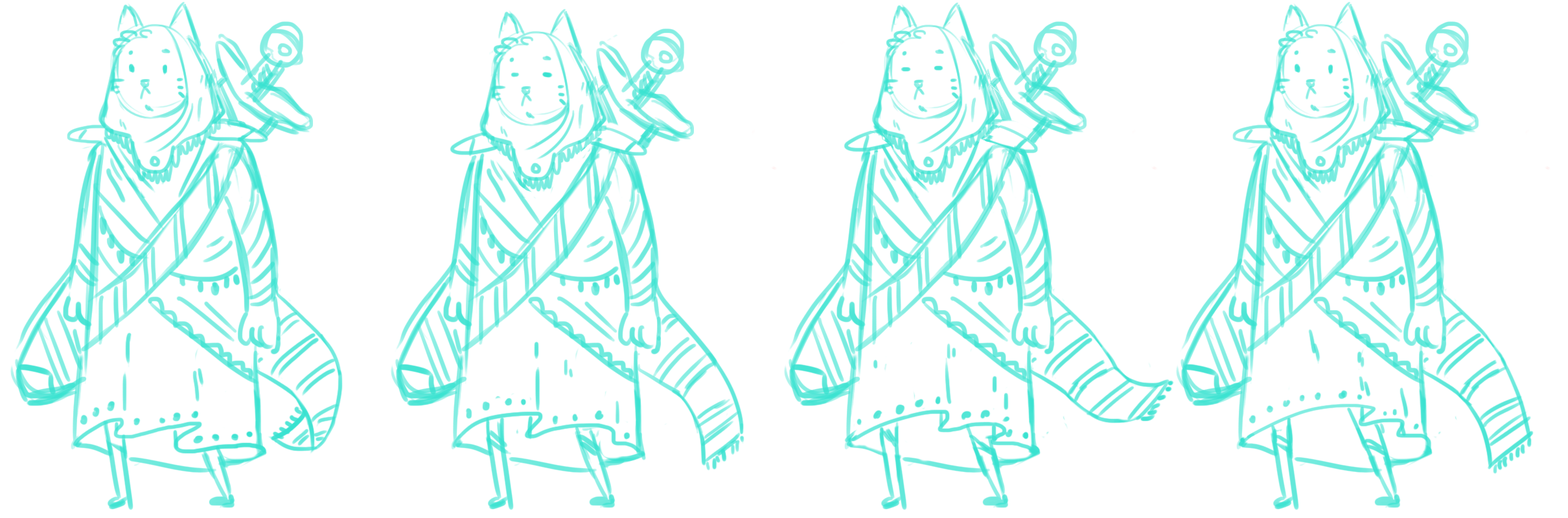
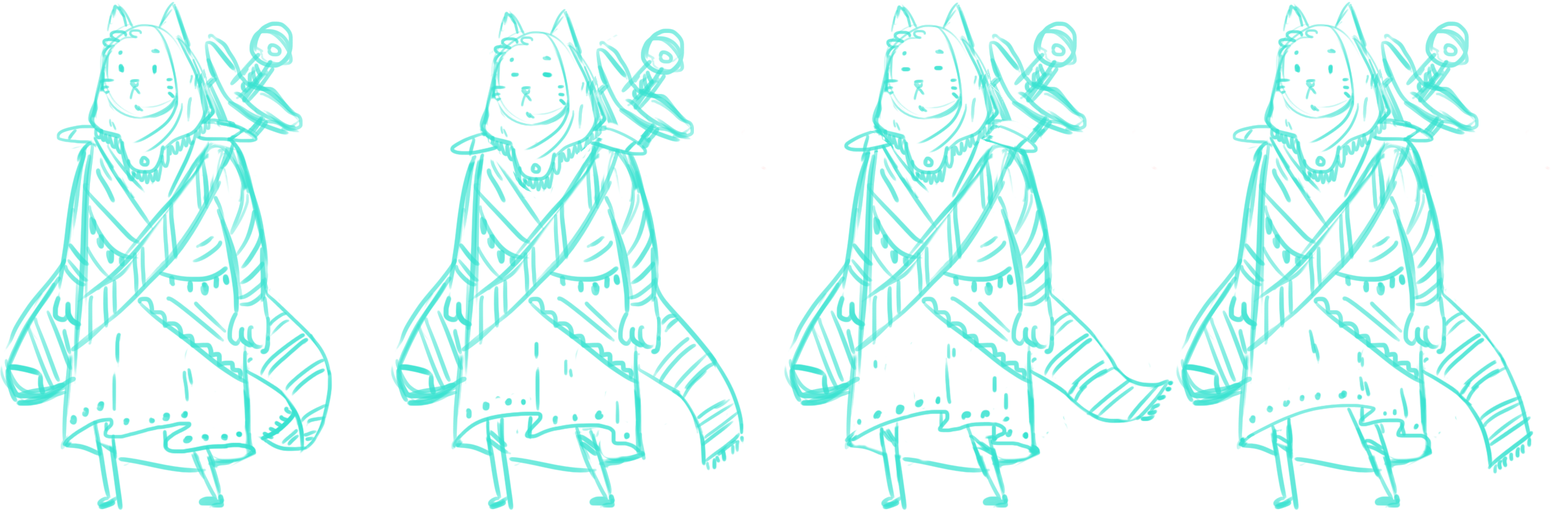
Before/after of a 1568x518 layered artwork. What changed in the layer stack:
painted on "Layer 1 copy" over [0, 1, 777, 511]
hid "Background" over [0, 1, 777, 511]
